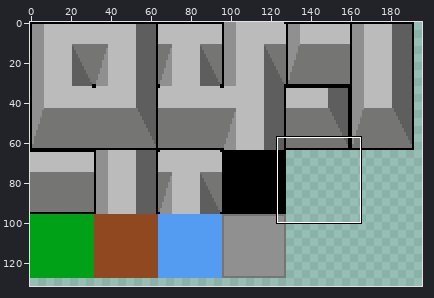
A sprite sheet gets an edit: Assets/Data/Textures/World/PrisonTilemap.png. Above: a wide view before the commit, with the close-up outlined.
Close-up. Earlier state:
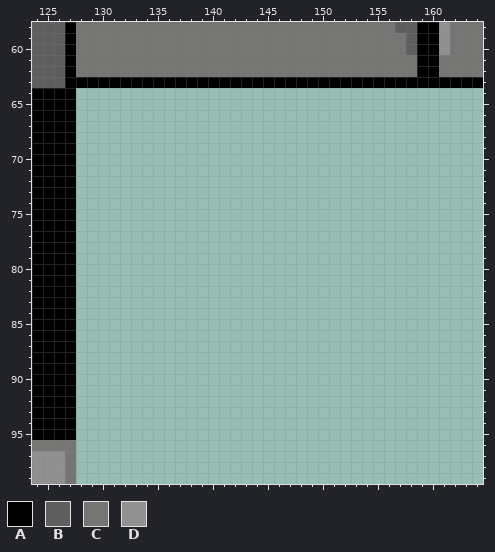
The file is 256x256 pixels. Colours within 5 levels of each other are drawn and written as one. Shown: x 124..164, y 58..99. The wide view leaves out empty margins.
Palette (. is transparent): A #000000  B #5e5e5e  C #757573  D #909090
Pixels before, first column x 124:
 58 BBBACCCCCCCCCCCCCCCCCCCCCCCCCCCCCBBAADCCC
 59 BBBACCCCCCCCCCCCCCCCCCCCCCCCCCCCCCBAADCCC
 60 BBBACCCCCCCCCCCCCCCCCCCCCCCCCCCCCCBAADCCC
 61 BBBACCCCCCCCCCCCCCCCCCCCCCCCCCCCCCCAACCCC
 62 BBBACCCCCCCCCCCCCCCCCCCCCCCCCCCCCCCAACCCC
 63 BBBAAAAAAAAAAAAAAAAAAAAAAAAAAAAAAAAAAAAAA
 64 AAAA.....................................
 65 AAAA.....................................
 66 AAAA.....................................
 67 AAAA.....................................
 68 AAAA.....................................
 69 AAAA.....................................
 70 AAAA.....................................
 71 AAAA.....................................
 72 AAAA.....................................
 73 AAAA.....................................
 74 AAAA.....................................
 75 AAAA.....................................
 76 AAAA.....................................
 77 AAAA.....................................
 78 AAAA.....................................
 79 AAAA.....................................
 80 AAAA.....................................
 81 AAAA.....................................
 82 AAAA.....................................
 83 AAAA.....................................
 84 AAAA.....................................
 85 AAAA.....................................
 86 AAAA.....................................
 87 AAAA.....................................
 88 AAAA.....................................
 89 AAAA.....................................
 90 AAAA.....................................
 91 AAAA.....................................
 92 AAAA.....................................
 93 AAAA.....................................
 94 AAAA.....................................
 95 AAAA.....................................
 96 CCCC.....................................
 97 DDDC.....................................
 98 DDDC.....................................
 99 DDDC.....................................
After the commit:
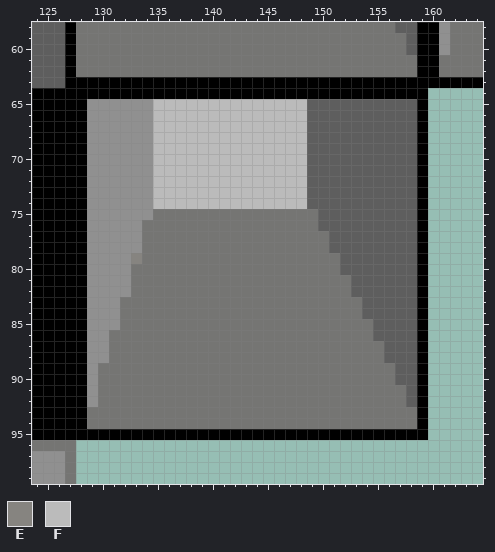
Colours new in this view: E #868480  F #bbbbbb
What changed:
y 64: x 128..159 ................................ -> AAAAAAAAAAAAAAAAAAAAAAAAAAAAAAAA
y 65..74: x 128..159 ................................ -> ADDDDDDFFFFFFFFFFFFFFBBBBBBBBBBA
y 75: x 128..159 ................................ -> ADDDDDDCCCCCCCCCCCCCCCBBBBBBBBBA
y 76: x 128..159 ................................ -> ADDDDDCCCCCCCCCCCCCCCCBBBBBBBBBA
y 77..78: x 128..159 ................................ -> ADDDDDCCCCCCCCCCCCCCCCCBBBBBBBBA
y 79: x 128..159 ................................ -> ADDDDECCCCCCCCCCCCCCCCCCBBBBBBBA
y 80: x 128..159 ................................ -> ADDDDCCCCCCCCCCCCCCCCCCCBBBBBBBA
y 81..82: x 128..159 ................................ -> ADDDDCCCCCCCCCCCCCCCCCCCCBBBBBBA
y 83..84: x 128..159 ................................ -> ADDDCCCCCCCCCCCCCCCCCCCCCCBBBBBA
y 85: x 128..159 ................................ -> ADDDCCCCCCCCCCCCCCCCCCCCCCCBBBBA
y 86: x 128..159 ................................ -> ADDCCCCCCCCCCCCCCCCCCCCCCCCBBBBA
y 87..88: x 128..159 ................................ -> ADDCCCCCCCCCCCCCCCCCCCCCCCCCBBBA
y 89..90: x 128..159 ................................ -> ADCCCCCCCCCCCCCCCCCCCCCCCCCCCBBA
y 91..92: x 128..159 ................................ -> ADCCCCCCCCCCCCCCCCCCCCCCCCCCCCBA
y 93..94: x 128..159 ................................ -> ACCCCCCCCCCCCCCCCCCCCCCCCCCCCCCA
y 95: x 128..159 ................................ -> AAAAAAAAAAAAAAAAAAAAAAAAAAAAAAAA
Pixel boxes of the changes (left, top, right, bottom) in both close-ups:
added: (76, 88, 428, 440)
